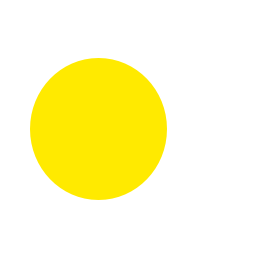
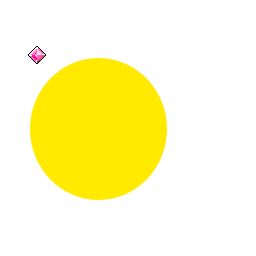
Revision of a layered w=256, h=256 image; what changed, layer by layer:
added layer "Paint Layer 1" (1st of 2) above "Paint Layer 1" over [28, 46, 46, 64]
